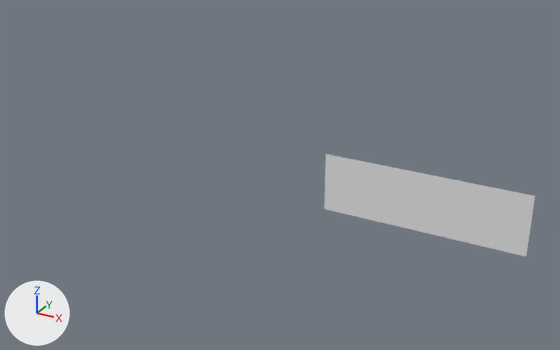
The OBJ model Assets/Tiled2Unity/Meshes/map_scifi_background.obj: old version first, new version second.
One viewpoint serves both versions: a 50 mm camera at (6382.0, -40801.0, 18268.0) aimed at (-16633.0, 1044.0, -2655.0). Every picture has the same lights, and +X, +Y and +Z are marked at lower left. Where no turn or scale is listed for an object, it has been applied to the vertices.

The scene before the commit, as lines of its bpy script (objects in view):
```python
me_map_scifi_background = bpy.data.meshes.new('map_scifi_background')
me_map_scifi_background.from_pydata(...)  # 816 vertices, 750 faces; spans x -12800.0..0.0, y 0.0, z -3840.0..0.0
ob_map_scifi_background = bpy.data.objects.new('map_scifi_background', me_map_scifi_background)
ob_map_scifi_background.location = (0.0, 0.0, 0.0)
```
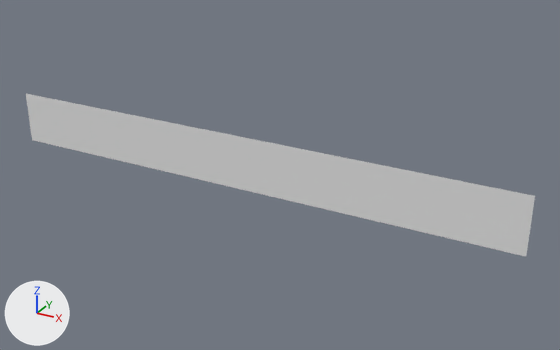
What changed in the scene script:
```text
Change me_map_scifi_background:
    used by ob_map_scifi_background; location = (0.0, 0.0, 0.0)
    remove me_map_scifi_background.from_pydata(...)  # 816 vertices, 750 faces; spans x -12800.0..0.0, y 0.0, z -3840.0..0.0
    add me_map_scifi_background.from_pydata(...)  # 2416 vertices, 2250 faces; spans x -38400.0..0.0, y 0.0, z -3840.0..0.0
    me_map_scifi_background part 1: 1600 vertices added at x -38400.0..-13056.0, y 0.0, z -3840.0..0.0
```

Changed parts and their boxes (x1, y1, x2, y2) in the pictures (560 x 350 px):
'map_scifi_background', reshaped (141% wider, 58% taller)
    before: (324, 154, 535, 257)
    after: (26, 94, 535, 257)
part 1 of me_map_scifi_background, added
    after: (26, 94, 326, 209)
